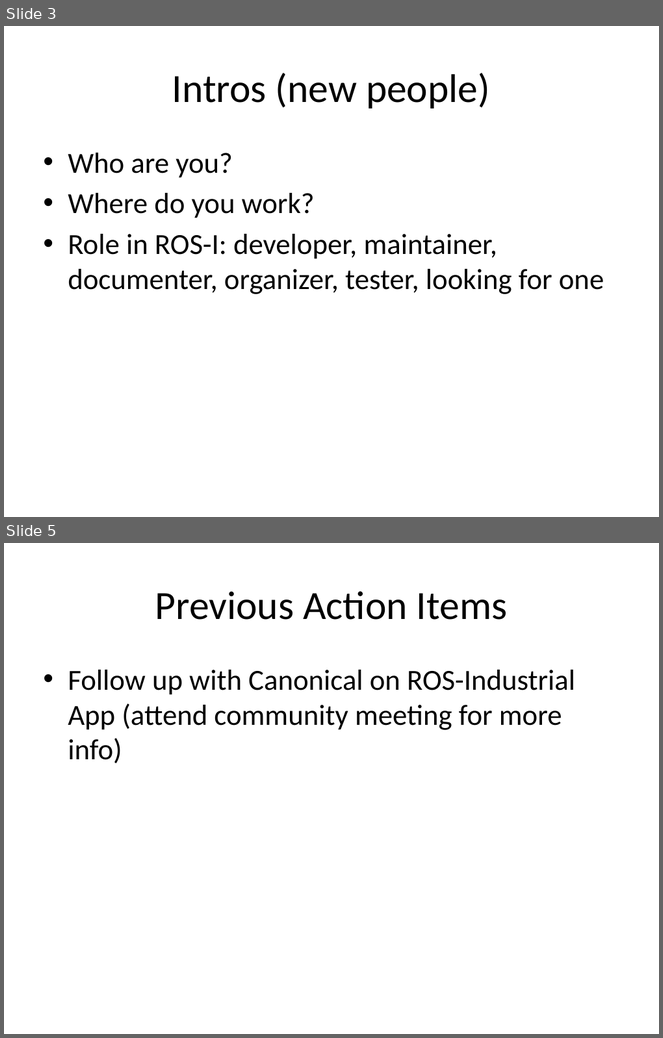
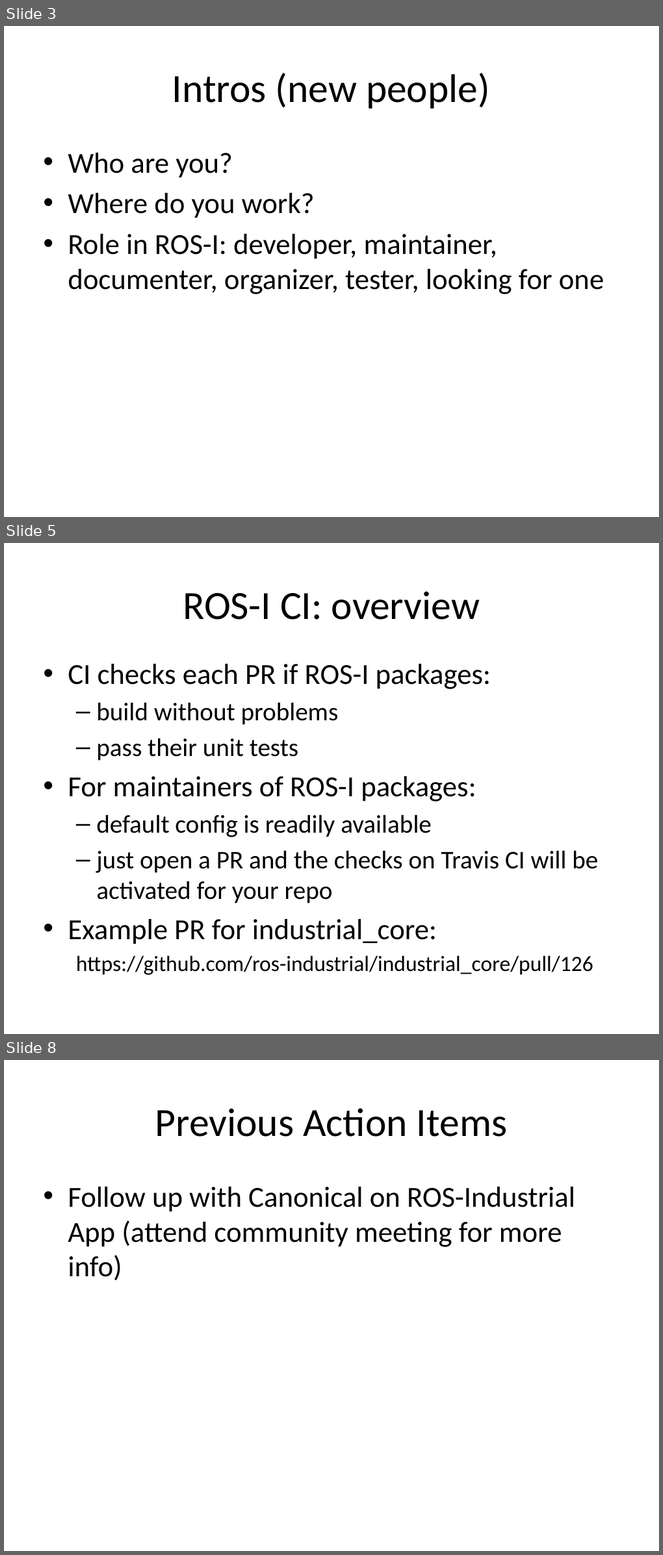
Before and after one commit to ros-industrial/ros_industrial_meetings, a slide deck: developer_meeting_notes/2015_12_08/meeting_agenda.pptx. Shown one above the other, each under a label of ours: slides 3 and 5 before the commit, slides 3, 5 and 8 after it; the slides between them are not shown. The pictures are 663x1038 and 663x1555 pixels, drawn with LibreOffice and Linux fonts; fonts in the diff are those of the drawing. Boxes give left, top, right and bottom in pixels: in the first picture for what was removed or moved away, otherwise in the second. Text is boxed around its words. In the diff, an @@ line names an element or a change of style, - is before the commit and + after.

```diff
--- a/developer_meeting_notes/2015_12_08/meeting_agenda.pptx
+++ b/developer_meeting_notes/2015_12_08/meeting_agenda.pptx
@@ slide 5 added at bbox=[4, 543, 659, 1034], background #FFFFFF @@
@@ title added at bbox=[183, 591, 480, 620], 44 pt, text #000000 @@
+ROS-I CI: overview
@@ text added at bbox=[68, 664, 598, 975], 28 pt, text #000000 @@
+• CI checks each PR if ROS-I packages:
+  – build without problems
+  – pass their unit tests
+• For maintainers of ROS-I packages:
+  – default config is readily available
+  – just open a PR and the checks on Travis CI will be activated for your repo
+• Example PR for industrial_core:
+  https://github.com/ros-industrial/industrial_core/pull/126
@@ what was slide 5 is now slide 8 @@
```
Also in this commit, not shown: 7 slides changed, 2 other slides added.
